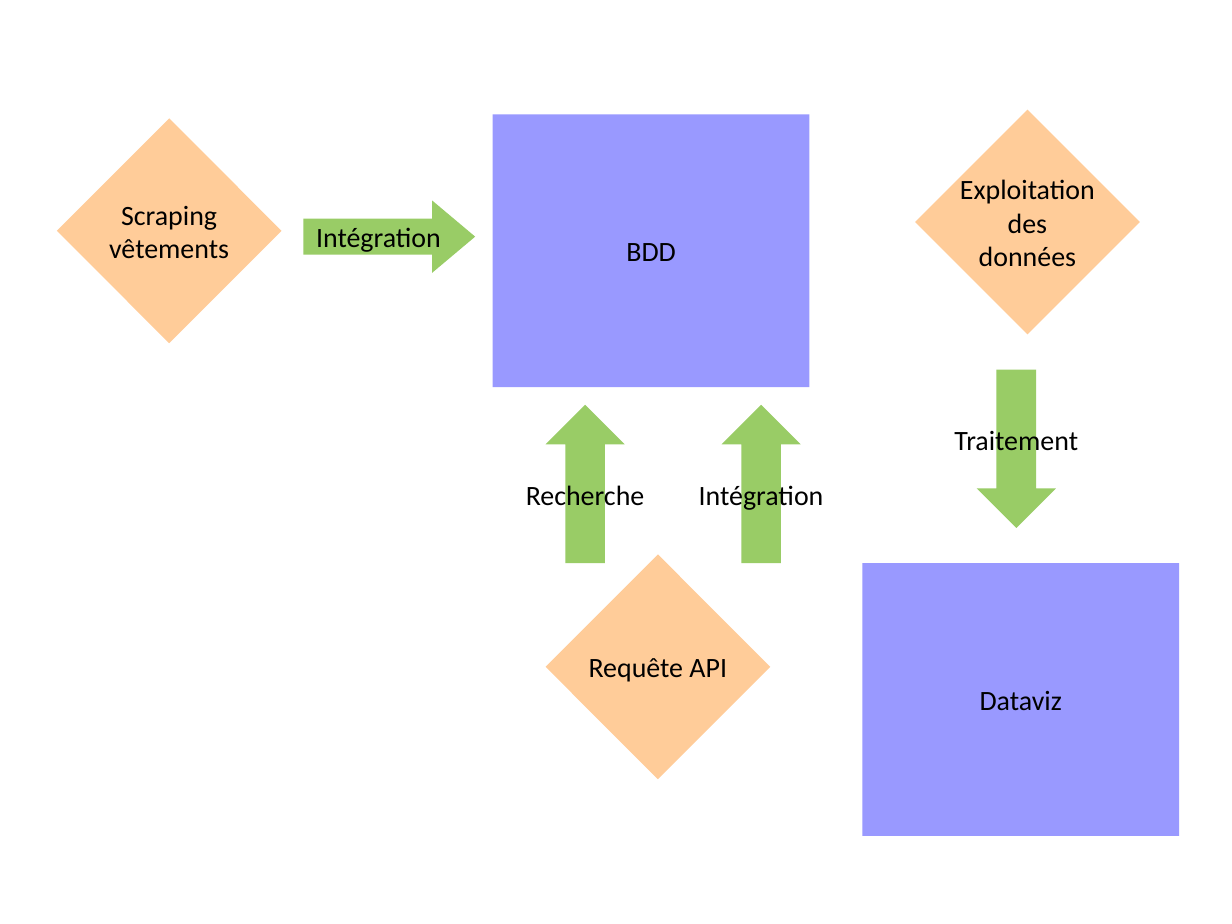
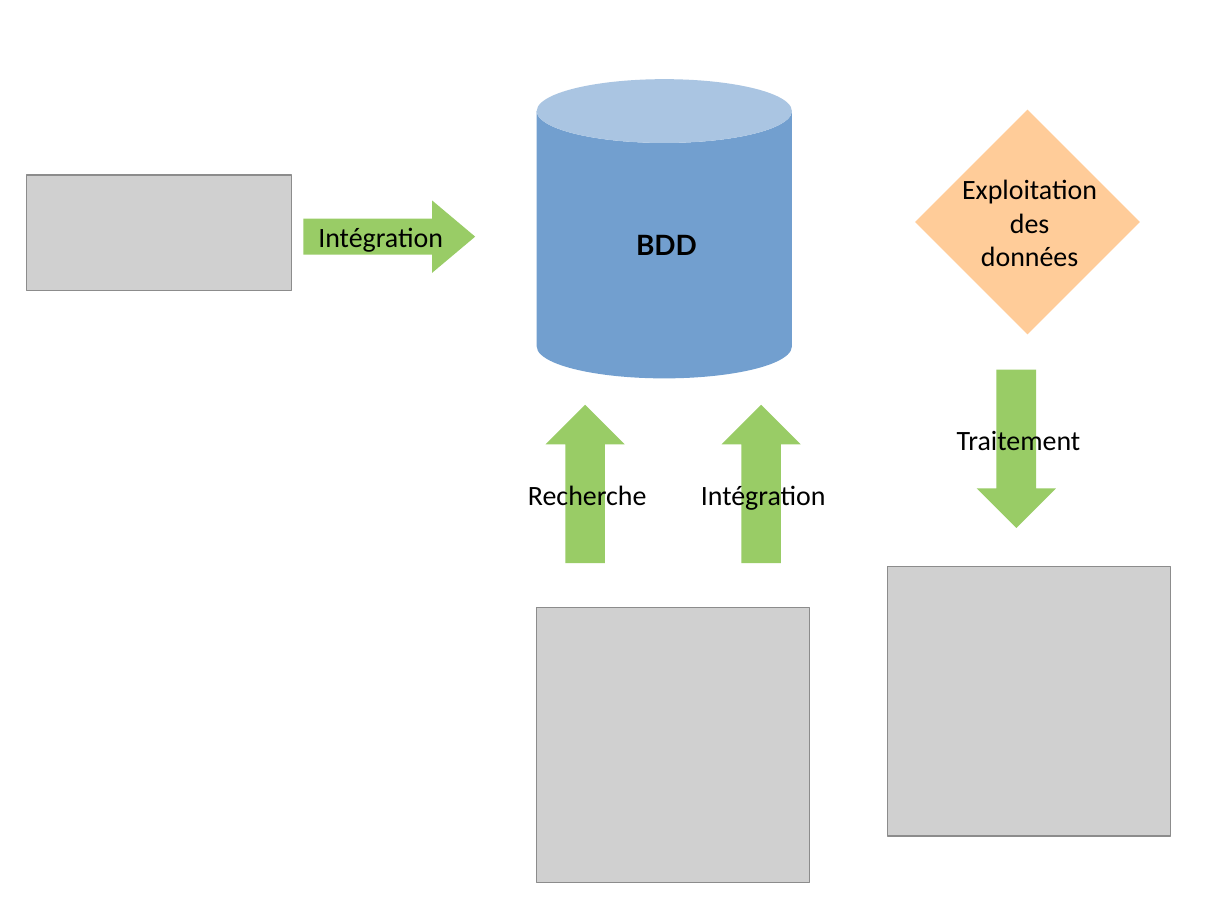
Before and after one commit to Cocorico84/Chef-d-oeuvre, a slide deck: slide 1 of schéma fonctionnel.odp. Drawn at 1232x924 pixels with LibreOffice and Linux fonts; fonts in the diff are those of the drawing; grey boxes stand for pictures. Boxes give left, top, right and bottom in pixels: in the first picture for what was removed or moved away, otherwise in the second. Text is boxed around its words. In the diff, an @@ line names an element or a change of style, - is before the commit and + after.

```diff
--- a/schéma fonctionnel.odp
+++ b/schéma fonctionnel.odp
@@ cylinder "BDD": place and size @@
-cylinder "BDD" at (493, 114, 809, 387)
+cylinder "BDD" at (537, 79, 792, 379)
@@ cylinder "BDD" at (537, 79, 792, 379): font Calibri to Lato, bold on; indent changed; rectangle to cylinder; fill #9999FF to #729FCF @@
@@ diamond removed at (57, 119, 282, 343) @@
-Scraping
-vêtements
@@ picture added at (27, 176, 292, 291) @@
@@ indent changed in 5 elements at (303, 200, 475, 273), (546, 405, 625, 563), (722, 405, 802, 563), (916, 110, 1140, 334), (977, 370, 1056, 529) @@
@@ diamond removed at (546, 555, 770, 779) @@
-Requête API
@@ rectangle removed at (863, 563, 1179, 836) @@
-Dataviz
@@ picture added at (888, 567, 1171, 836) @@
@@ picture added at (537, 607, 809, 882) @@
```
Also in this commit, not shown: 7 other files.
